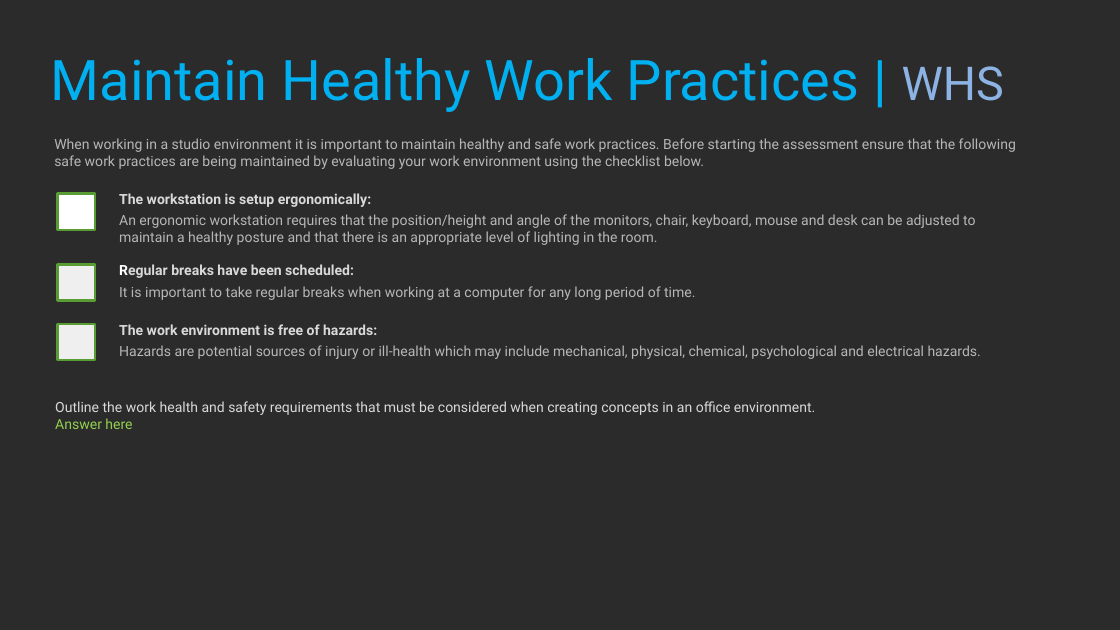
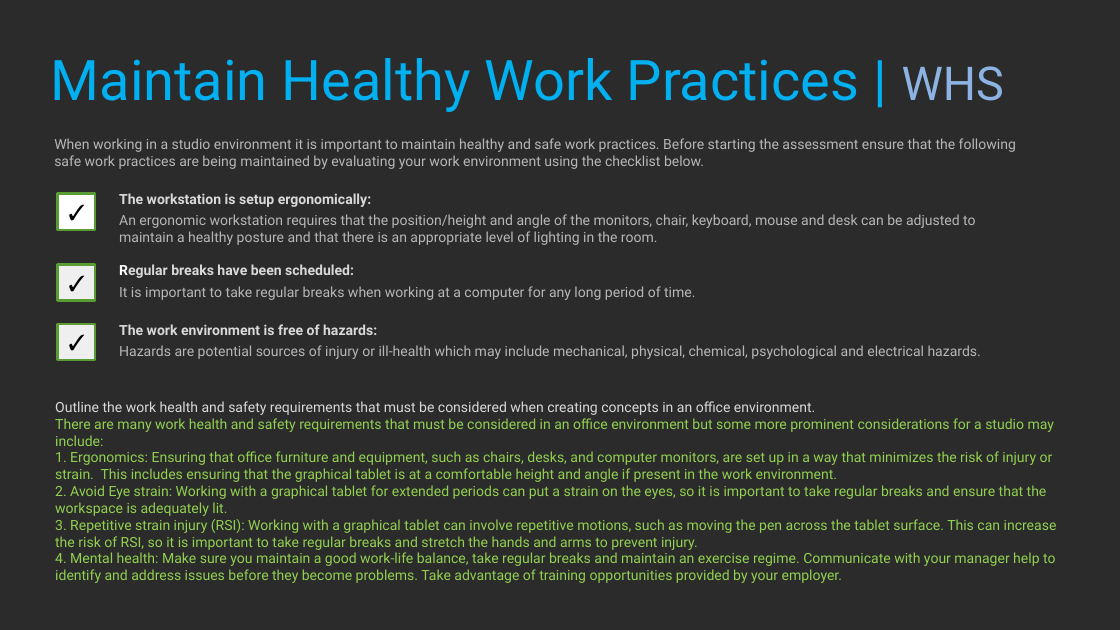
Before and after one commit to realityforge/aie_course, a slide deck: slide 8 of modules/Environment_Pipeline/Assessment/EnvironmentPipeline_Game_PeterDonald.pptx. Drawn at 1120x630 pixels with LibreOffice and Linux fonts; fonts in the diff are those of the drawing; background and template pictures are left out; a plain dark background stands for a picture behind light text. Boxes give left, top, right and bottom in pixels: in the first picture for what was removed or moved away, otherwise in the second. Text is boxed around its words. In the diff, an @@ line names an element or a change of style, - is before the commit and + after.

Commit message:
Ad WHS section

```diff
--- a/modules/Environment_Pipeline/Assessment/EnvironmentPipeline_Game_PeterDonald.pptx
+++ b/modules/Environment_Pipeline/Assessment/EnvironmentPipeline_Game_PeterDonald.pptx
@@ text in rectangle at box(57, 194, 95, 230): text added @@
+✓
@@ text in rectangle at box(57, 264, 95, 300): text added @@
+✓
@@ text in rectangle at box(57, 325, 95, 361): text added @@
+✓
@@ text at box(55, 401, 1057, 583): text changed; text colour #D9D9D9 to #92D050 @@
-Outline the work health and safety requirements that must be considered when creating concepts in an office environment.
-Answer here
+Outline the work health and safety requirements that must be considered when creating concepts in an office environment.
+There are many work health and safety requirements that must be considered in an office environment but some more prominent considerations for a studio may include:
+1. Ergonomics: Ensuring that office furniture and equipment, such as chairs, desks, and computer monitors, are set up in a way that minimizes the risk of injury or strain. This includes ensuring that the graphical tablet is at a comfortable height and angle if present in the work environment.
+2. Avoid Eye strain: Working with a graphical tablet for extended periods can put a strain on the eyes, so it is important to take regular breaks and ensure that the workspace is adequately lit.
+3. Repetitive strain injury (RSI): Working with a graphical tablet can involve repetitive motions, such as moving the pen across the tablet surface. This can increase the risk of RSI, so it is important to take regular breaks and stretch the hands and arms to prevent injury.
+4. Mental health: Make sure you maintain a good work-life balance, take regular breaks and maintain an exercise regime. Communicate with your manager help to identify and address issues before they become problems. Take advantage of training opportunities provided by your employer.
```
